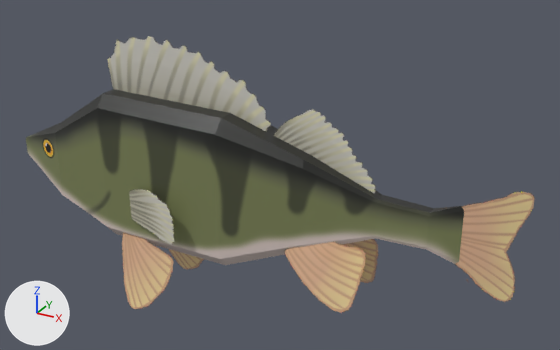
Renders of the FBX model VR-Devaus/Assets/Prefabs/Nature/Animals/Kalat/Alkuperäiset/Ahven.fbx from each side of a commit.
Before and after are seen from a 50 mm lens placed at (1.125, -1.781, 0.977), pointed at (0.103, 0.077, 0.048). Arrows for +X, +Y and +Z are at lower left; the lights stay in place.

The first picture shows 'Ahven'.
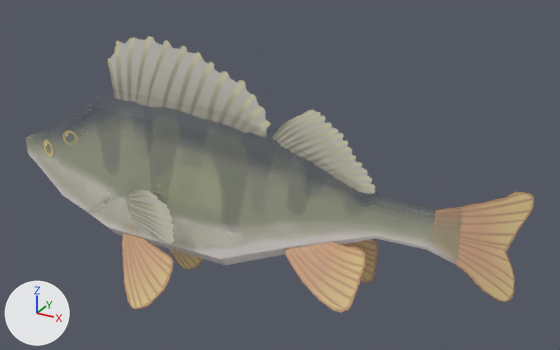
Boxes (x1, y1, x2, y2) around the edits, measured in the pictures (560 x 350 px):
'Ahven', surface changed, recoloured (green to grey)
    both: (26, 86, 530, 267)
part 1 of me_cube, recoloured (green to grey)
    before: (26, 86, 464, 265)
    after: (26, 124, 460, 265)
part 2 of me_cube, recoloured
    both: (129, 189, 174, 245)
part 3 of me_cube, recoloured
    after: (155, 175, 162, 198)
part 4 of me_cube, recoloured
    both: (108, 37, 270, 132)
part 5 of me_cube, recoloured
    both: (277, 110, 375, 193)

The change in detail:
Picture 'ahven.png' (img_ahven_png) is now built by load_image('ahven.png', '../Materials/Ahven/ahven.png', 1024, 1024, 'Non-Color') instead of load_image('ahven.png', '../Materials/Ahven/ahven.png', 1024, 1024, 'sRGB').
Material 'ahvenalaeva2.002' (mat_ahvenalaeva2_002) is new.
Uses the picture img_ahvenalaeva2_png.
Material 'ahvenalaeva1.002' (mat_ahvenalaeva1_002) is new.
Uses the picture img_ahvenalaeva1_png.
Material 'Ahven.004' (mat_ahven_004) is new.
Uses the picture img_ahven_png.
Material 'ahvenpyrsto.001' (mat_ahvenpyrsto_001) is new.
Uses the picture img_ahvenpyrsto_png.
Material 'ahvensivueva.002' (mat_ahvensivueva_002) is new.
Uses the picture img_ahvensivueva_png.
Material 'ahveneva2.001' (mat_ahveneva2_001) is new.
Uses the picture img_ahveneva2_png.
Material 'ahvensivueva.003' (mat_ahvensivueva_003) is new.
Uses the picture img_ahvensivueva_png.
Material 'ahvenalaeva1.003' (mat_ahvenalaeva1_003) is new.
Uses the picture img_ahvenalaeva1_png.
Material 'ahveneva1.001' (mat_ahveneva1_001) is new.
Uses the picture img_ahveneva1_png.
Material 'ahvenalaeva2.003' (mat_ahvenalaeva2_003) is new.
Uses the picture img_ahvenalaeva2_png.
me_cube has 128 vertices, 111 faces and spans x -0.87..0.82, y -0.14..0.14, z -0.4..0.46.
me_cube is used by ob_ahven; location (0.03, 0.0, -0.028).
me_cube no longer uses material mat_ahvenpyrsto.
me_cube no longer uses material mat_ahvenalaeva1.
me_cube no longer uses material mat_ahvenalaeva2.
me_cube no longer uses material mat_ahvenalaeva1_001.
me_cube no longer uses material mat_ahvenalaeva2_001.
me_cube part 1: all 57 faces that had it switch from mat_ahven (picture img_ahven_png) to mat_ahven_004.
me_cube part 2: all 6 faces that had it switch from mat_ahvensivueva to mat_ahvensivueva_002.
me_cube part 3: all 6 faces that had it switch from mat_ahvensivueva_001 to mat_ahvensivueva_003.
me_cube part 4: all 6 faces that had it switch from mat_ahveneva1 to mat_ahveneva1_001.
me_cube part 5: all 6 faces that had it switch from mat_ahveneva2 to mat_ahveneva2_001.
me_cube now uses material mat_ahvenpyrsto_001.
me_cube now uses material mat_ahvenalaeva1_002.
me_cube now uses material mat_ahvenalaeva2_002.
me_cube now uses material mat_ahvenalaeva1_003.
me_cube now uses material mat_ahvenalaeva2_003.
